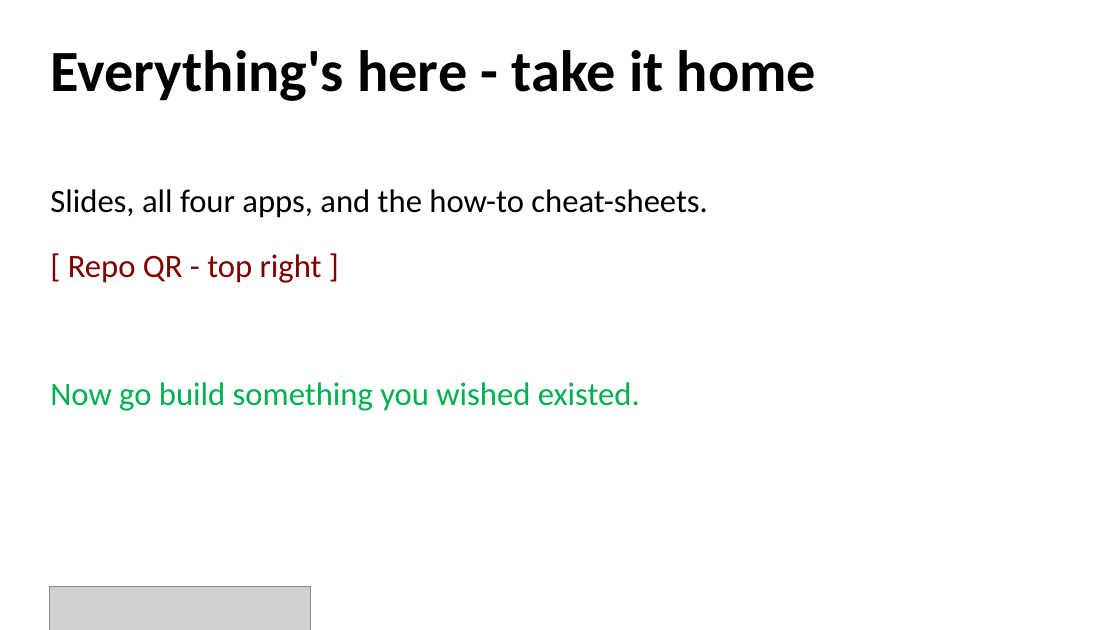
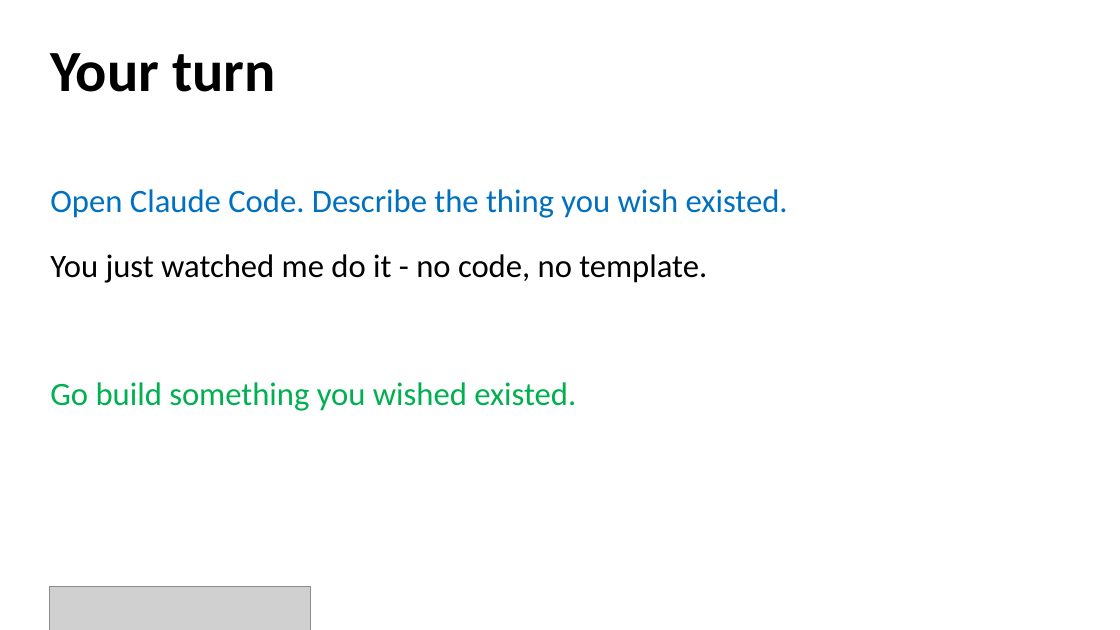
Before and after one commit to batuhan-gundogdu/uchicago-claude-code-workshop, a slide deck: slide 17 of deck/workshop.pptx. Drawn at 1120x630 pixels with LibreOffice and Linux fonts; fonts in the diff are those of the drawing; grey boxes stand for pictures. Boxes give left, top, right and bottom in pixels: in the first picture for what was removed or moved away, otherwise in the second. Text is boxed around its words. In the diff, an @@ line names an element or a change of style, - is before the commit and + after.

```diff
--- a/deck/workshop.pptx
+++ b/deck/workshop.pptx
@@ text at [50, 53, 276, 92]: text changed @@
-Everything's here - take it home
+Your turn
@@ text at [50, 189, 788, 411]: text changed; text colour #000000 to #0070C0 @@
-Slides, all four apps, and the how-to cheat-sheets.
-[ Repo QR - top right ]
-Now go build something you wished existed.
+Open Claude Code. Describe the thing you wish existed.
+You just watched me do it - no code, no template.
+Go build something you wished existed.
```
Also in this commit, not shown: 1 other slide changed, 3 other files.
